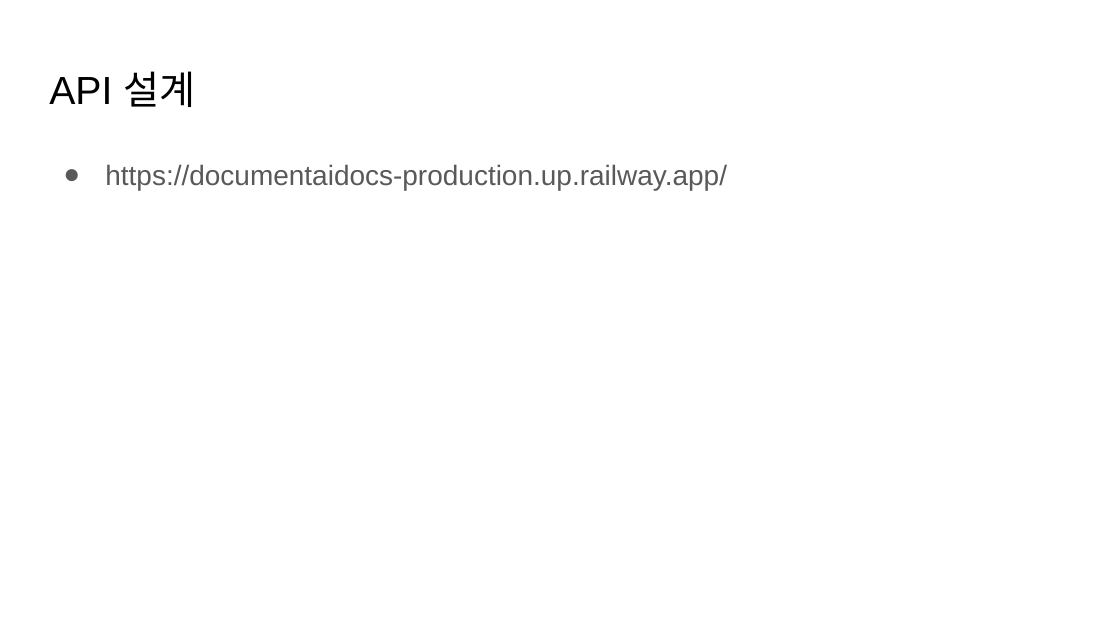
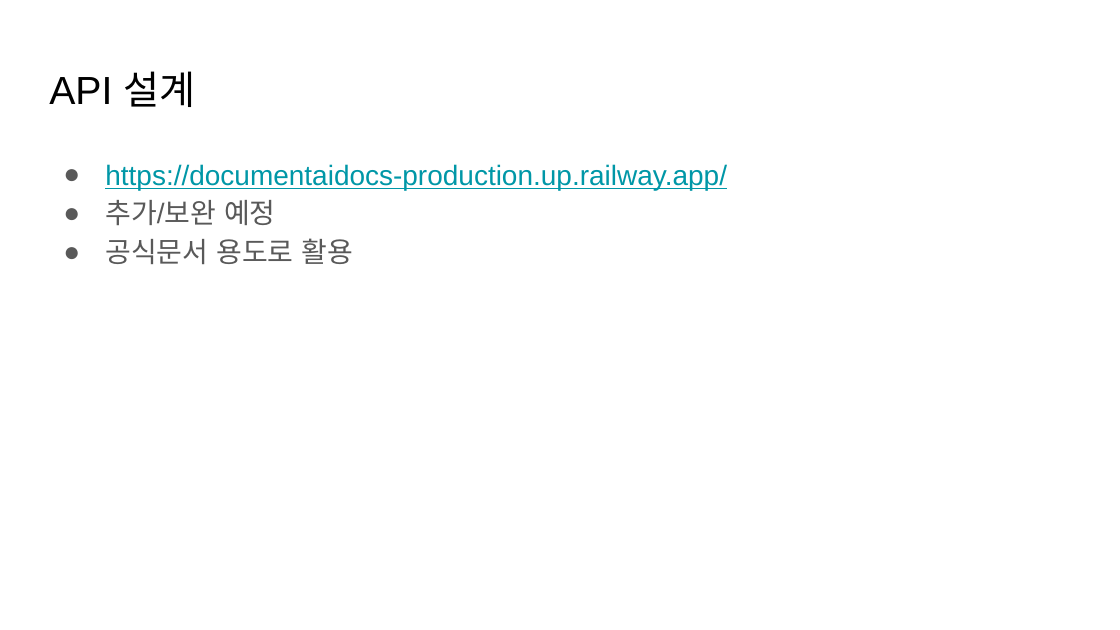
Before and after one commit to woongiiit/DocumentAIdocs, a slide deck: slide 12 of documents/04_20260325_발표자료.pptx. Drawn at 1120x630 pixels with LibreOffice and Linux fonts; fonts in the diff are those of the drawing. Boxes give left, top, right and bottom in pixels: in the first picture for what was removed or moved away, otherwise in the second. Text is boxed around its words. In the diff, an @@ line names an element or a change of style, - is before the commit and + after.

```diff
--- a/documents/04_20260325_발표자료.pptx
+++ b/documents/04_20260325_발표자료.pptx
@@ text at (x1=105, y1=164, x2=727, y2=190): text colour #595959 to #0097A7, underline on in "https://documentaidocs-production.up.railway.app/" @@
@@ text at (x1=105, y1=200, x2=353, y2=264): paragraphs added @@
+● 추가/보완 예정
+● 공식문서 용도로 활용
```
Also in this commit, not shown: 1 other file.
